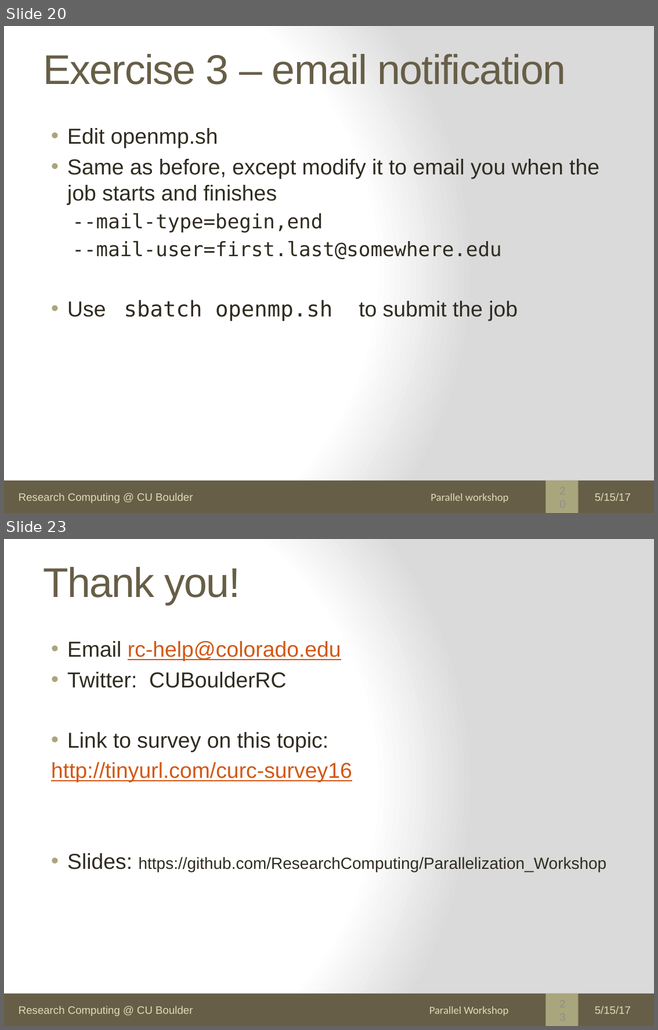
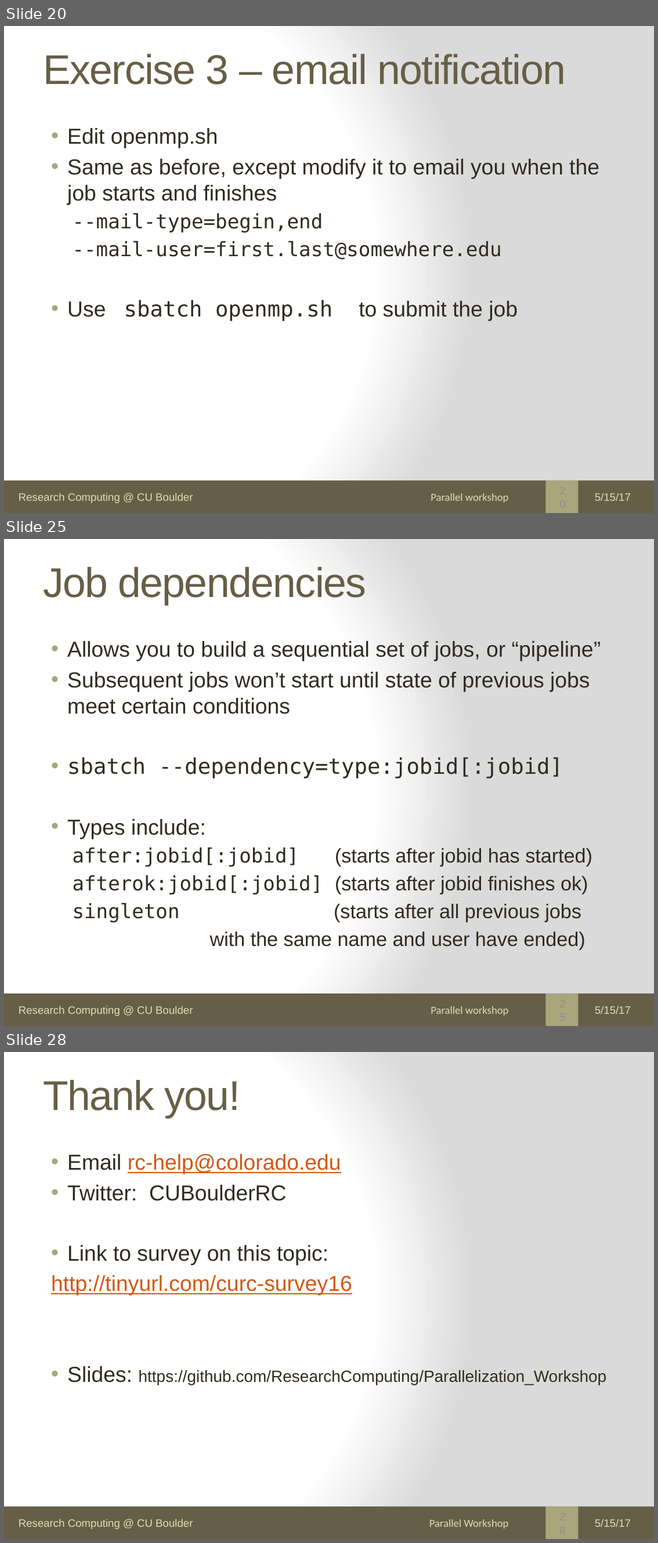
Before and after one commit to agamtomar/Parallelization_Workshop, a slide deck: Day1/Slurm-Parallel.pptx. Shown one above the other, each under a label of ours: slides 20 and 23 before the commit, slides 20, 25 and 28 after it; the slides between them are not shown. The pictures are 658x1030 and 658x1543 pixels, drawn with LibreOffice and Linux fonts; fonts in the diff are those of the drawing. Boxes give left, top, right and bottom in pixels: in the first picture for what was removed or moved away, otherwise in the second. Text is boxed around its words. In the diff, an @@ line names an element or a change of style, - is before the commit and + after.

```diff
--- a/Day1/Slurm-Parallel.pptx
+++ b/Day1/Slurm-Parallel.pptx
@@ slide 25 added at (4, 539, 654, 1026), background gradient #FFFFFF to #DADADA; not listed: 3 template elements that a slide beside it also shows @@
@@ title added at (43, 567, 366, 605), 46 pt, text #675E47 @@
+Job dependencies
@@ text added at (67, 641, 601, 950), 24 pt, text #2F2B20 @@
+• Allows you to build a sequential set of jobs, or “pipeline”
+• Subsequent jobs won’t start until state of previous jobs meet certain conditions
+• sbatch --dependency=type:jobid[:jobid]
+• Types include:
+  after:jobid[:jobid] (starts after jobid has started)
+  afterok:jobid[:jobid] (starts after jobid finishes ok)
+  singleton (starts after all previous jobs
+  with the same name and user have ended)
@@ text added at (430, 1006, 508, 1016), 12 pt, text #DFDCB7 @@
+Parallel workshop
@@ page number added at (552, 1000, 572, 1020), 12 pt, text #8F8F8D @@
+25
@@ text added at (594, 1006, 630, 1014), 12 pt, text #DFDCB7 @@
+5/15/17
@@ what was slide 23 is now slide 28 @@
@@ page number at (552, 1513, 572, 1533): text changed @@
-23
+28
```
Also in this commit, not shown: 2 slides changed, 4 other slides added.
